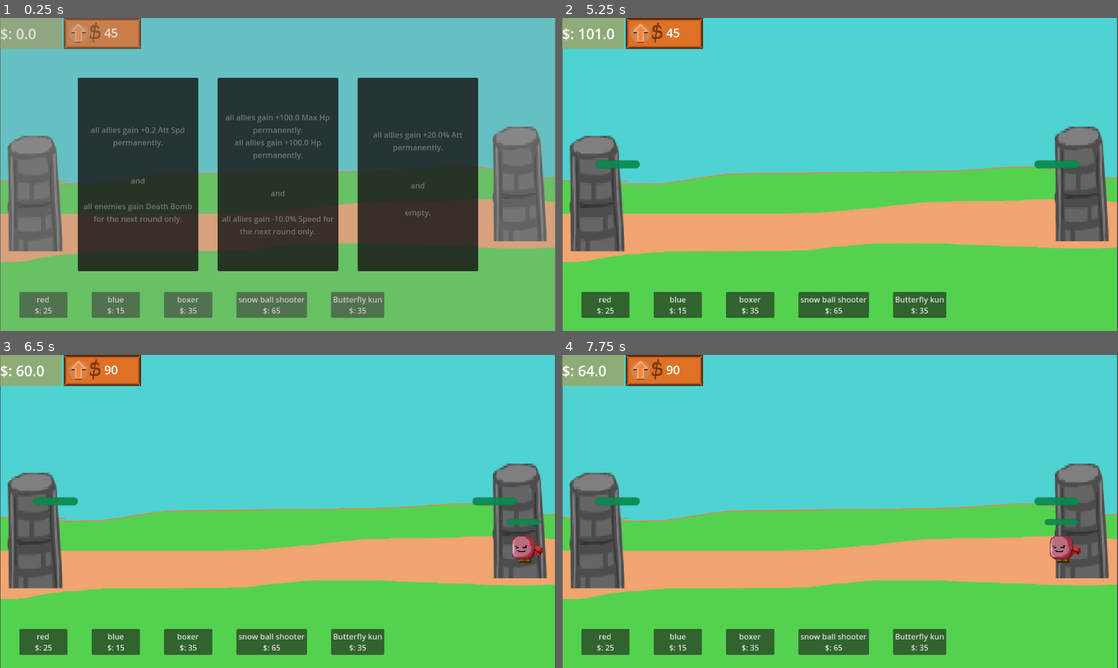
Above: before the commit, frames 1-4 (two rows, left to right).
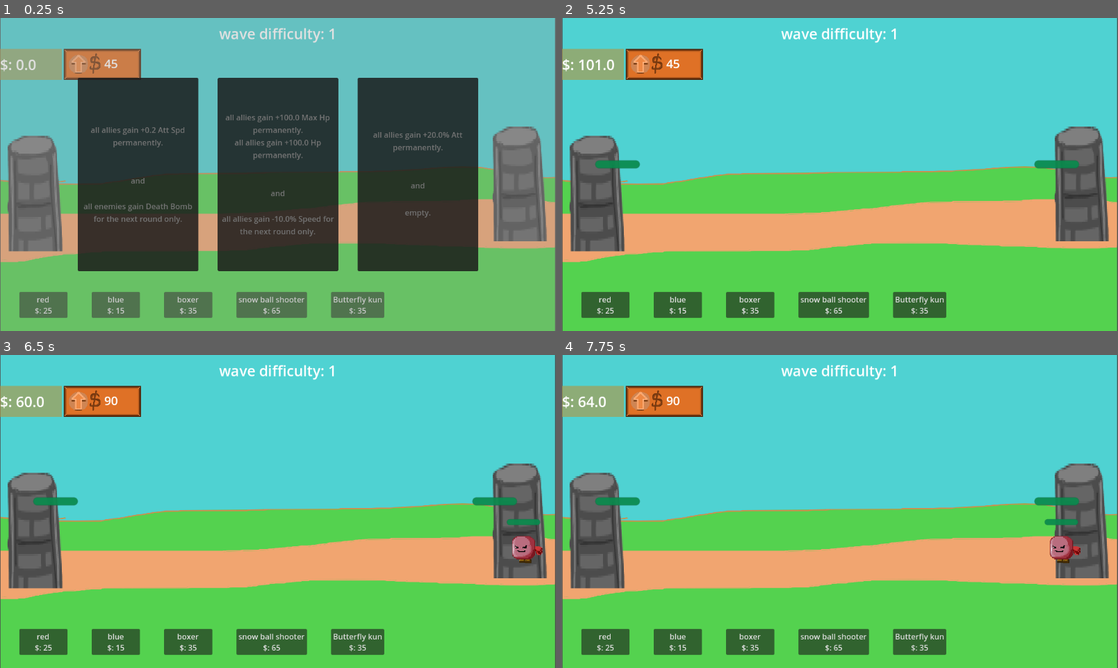
Above: after the commit, the same moments.

Repository: redmaker007/FFFight
Game: Godot game, scene res://scene/node_2d.tscn
Same seed, same stepped clock (60 frames per second), same inputs: the game is played once before the commit and once after it.
Inputs (mouse positions are in pixels of both pictures, inside the frame that each line leads up to):
- Up to frame 1 (0.25 s): no input
- Up to frame 2 (5.25 s): click "45" at 0.5 s; click "red $: 25" at 1.25 s; click "blue $: 15" at 2 s; click "boxer $: 35" at 2.75 s; click "snow ball shooter $: 65" at 3.5 s; click "Butterfly kun $: 35" at 4.25 s; click (701, 174) at 5.02 s
- Up to frame 3 (6.5 s): click "45" at 5.75 s
- Up to frame 4 (7.75 s): click "90" at 6.5 s; click "90" at 7.25 s

The runs differ from the first frame. In frame 1, 5.1% of the frame differs, in the area x 0-61%, y 0-20%; in frame 2, 5.3%; in frame 3, 5.3%; in frame 4, 5.3%.

Commit message:
update0.8

Diff:
--- a/GM.gd
+++ b/GM.gd
@@ -17,8 +17,11 @@
 
 #level system
 @onready var ls = $level_manager
+@onready var wave_number_label = $CanvasLayer/VBoxContainer/wave_number
+
 
 func _ready() -> void:
+
 	pass
 
 
--- a/enemy_spawner.gd
+++ b/enemy_spawner.gd
@@ -7,6 +7,8 @@
 
 
 var GM
+
+var wave_number_label
 
 var pool = ["red","blue","boxer","snow_b_s","bf_k"]
 var u_name
@@ -18,9 +20,13 @@
 var spawn_t_time = 1
 
 func _ready() -> void:
+	await get_tree().process_frame
 	GM = get_parent()
+	wave_number_label = GM.wave_number_label
 	count = 0
-	functioning = true
+	update_wave_number_label()
+
+
 
 
 
@@ -36,6 +42,7 @@
 		spawn_enemy_1(ab[0])
 		spawn_t_time = ab[1]
 		spawn_CD = 0
+		update_wave_number_label()
 	else:
 		spawn_CD += delta
 	pass
@@ -52,7 +59,7 @@
 		if count%2 ==0:
 			time_int = 1
 		else:
-			time_int = 3
+			time_int = 4.5
 	elif count < 20:
 		unit_name = "blue"
 		time_int = 1
@@ -62,16 +69,16 @@
 			time_int = 3
 		else:
 			unit_name = ["red","blue"].pick_random()
-			time_int = 2
+			time_int = 3
 	elif count < 80:
 		unit_name = "boxer"
 		time_int = 0.1
 	elif count < 200:
 		unit_name = pool.pick_random()
-		time_int = 2
+		time_int = 2.5
 	else:
 		unit_name = pool.pick_random()
-		time_int = 1
+		time_int = 2
 
 
 	count +=1
@@ -99,3 +106,6 @@
 func reset_whole():
 	count = 0
 	pass
+
+func update_wave_number_label():
+	wave_number_label.text = "wave difficulty: "+str(count/10+1)
--- a/project.godot
+++ b/project.godot
@@ -27,6 +27,10 @@
 window/stretch/mode="canvas_items"
 window/stretch/scale_mode="integer"
 
+[editor_plugins]
+
+enabled=PackedStringArray("res://addons/godot_sfxr/plugin.cfg")
+
 [file_customization]
 
 folder_colors={
--- a/resources/ability/chance_crtical.tres
+++ b/resources/ability/chance_crtical.tres
@@ -26,7 +26,7 @@
 [sub_resource type="Resource" id="Resource_3hc3t"]
 script = ExtResource("5_n1hxu")
 target = SubResource("Resource_drb05")
-multiply_att = 2.0
+multiply_att = 1.5
 metadata/_custom_type_script = "uid://ctu6ea3dgd1i0"
 
 [resource]
--- a/scene/node_2d.tscn
+++ b/scene/node_2d.tscn
@@ -54,9 +54,28 @@
 
 [node name="CanvasLayer" type="CanvasLayer" parent="."]
 
+[node name="VBoxContainer" type="HBoxContainer" parent="CanvasLayer"]
+custom_minimum_size = Vector2(0, 64)
+anchors_preset = 10
+anchor_right = 1.0
+offset_bottom = 64.0
+grow_horizontal = 2
+size_flags_horizontal = 3
+
+[node name="wave_number" type="Label" parent="CanvasLayer/VBoxContainer"]
+custom_minimum_size = Vector2(300, 64)
+layout_mode = 2
+size_flags_horizontal = 6
+theme_override_font_sizes/font_size = 30
+text = "wave: "
+horizontal_alignment = 1
+vertical_alignment = 1
+
 [node name="HBoxContainer2" type="HBoxContainer" parent="CanvasLayer"]
-offset_right = 40.0
-offset_bottom = 40.0
+offset_top = 64.0
+offset_right = 1149.0
+offset_bottom = 128.0
+size_flags_horizontal = 3
 
 [node name="Money_text" type="Label" parent="CanvasLayer/HBoxContainer2"]
 custom_minimum_size = Vector2(128, 64)
Not shown, added: addons/godot_sfxr/GodotSfxr.gd
Not shown, added: addons/godot_sfxr/GodotSfxr.gd.uid
Not shown, added: addons/godot_sfxr/SfxrAudioStream.gd
Not shown, added: addons/godot_sfxr/SfxrAudioStream.gd.uid
Not shown, added: addons/godot_sfxr/SfxrGenerator.gd
Not shown, added: addons/godot_sfxr/SfxrGenerator.gd.uid
Not shown, added: addons/godot_sfxr/SfxrGlobals.gd
Not shown, added: addons/godot_sfxr/SfxrGlobals.gd.uid
Not shown, added: addons/godot_sfxr/SfxrStreamPlayer.gd
Not shown, added: addons/godot_sfxr/SfxrStreamPlayer.gd.uid
Not shown, added: addons/godot_sfxr/SfxrStreamPlayer2D.gd
Not shown, added: addons/godot_sfxr/SfxrStreamPlayer2D.gd.uid
(and 5 more such lines)
